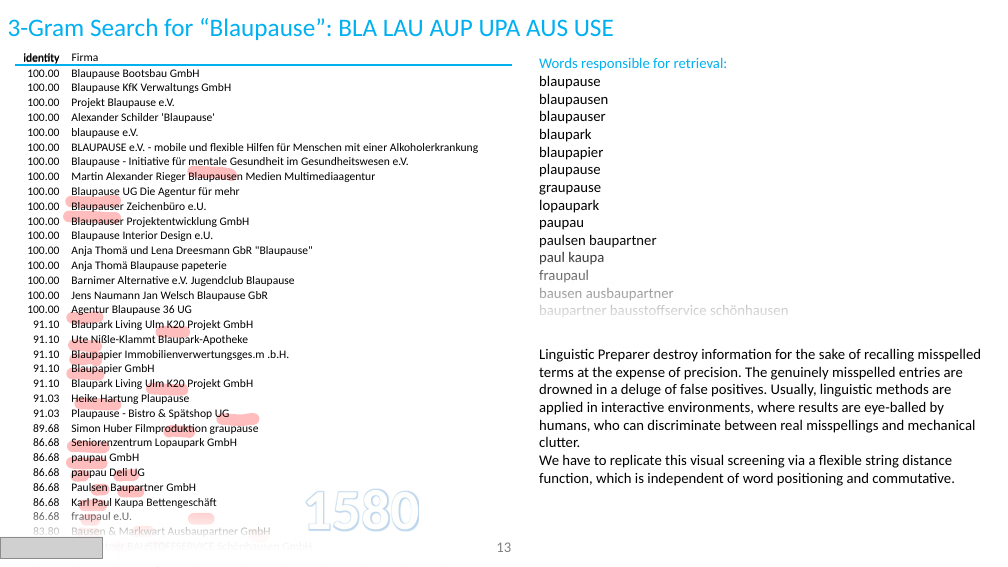
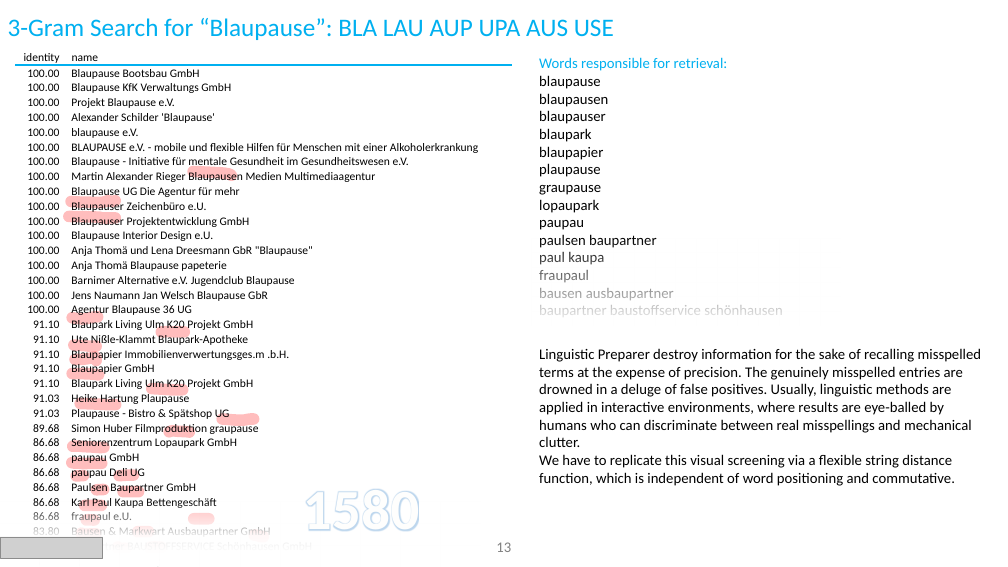
Before and after one commit to ThorstenDoherr/searchengine, a slide deck: slide 13 of doc/SearchEngine.pptx. Drawn at 1008x567 pixels with LibreOffice and Linux fonts; fonts in the diff are those of the drawing; grey boxes stand for pictures; background and template pictures are left out. Boxes give left, top, right and bottom in pixels: in the first picture for what was removed or moved away, otherwise in the second. Text is boxed around its words. In the diff, an @@ line names an element or a change of style, - is before the commit and + after.

```diff
--- a/doc/SearchEngine.pptx
+++ b/doc/SearchEngine.pptx
@@ table at bbox=[15, 51, 513, 69] @@
-row 1, column 2: Firma
+row 1, column 2: name
@@ fill none to #FFFFFF in row 1, column 1 @@
@@ text at bbox=[539, 305, 782, 313]: text changed @@
-baupartner bausstoffservice schönhausen
+baupartner baustoffservice schönhausen
@@ text at bbox=[539, 348, 982, 447]: text changed @@
-Linguistic Preparer destroy information for the sake of recalling misspelled terms at the expense of precision. The genuinely misspelled entries are drowned in a deluge of false positives. Usually, linguistic methods are applied in interactive environments, where results are eye-balled by humans, who can discriminate between real misspellings and mechanical clutter.
+Linguistic Preparer destroy information for the sake of recalling misspelled terms at the expense of precision. The genuinely misspelled entries are drowned in a deluge of false positives. Usually, linguistic methods are applied in interactive environments, where results are eye-balled by humans who can discriminate between real misspellings and mechanical clutter.
```
Also in this commit, not shown: 1 other file.
